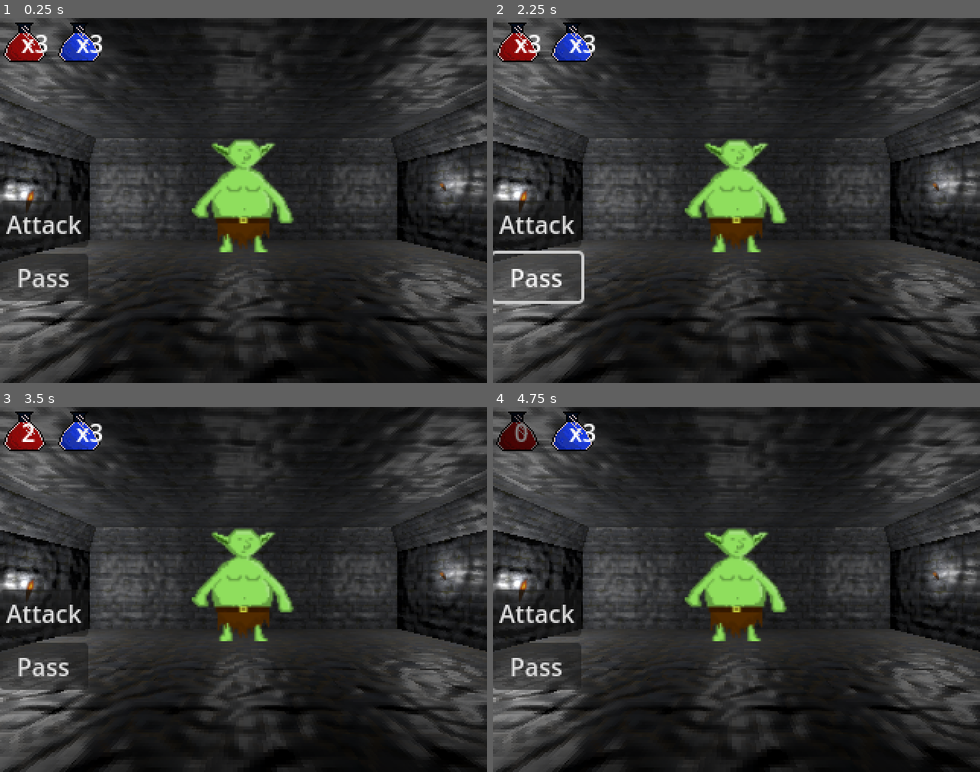
Above: before the commit, frames 1-4 (two rows, left to right).
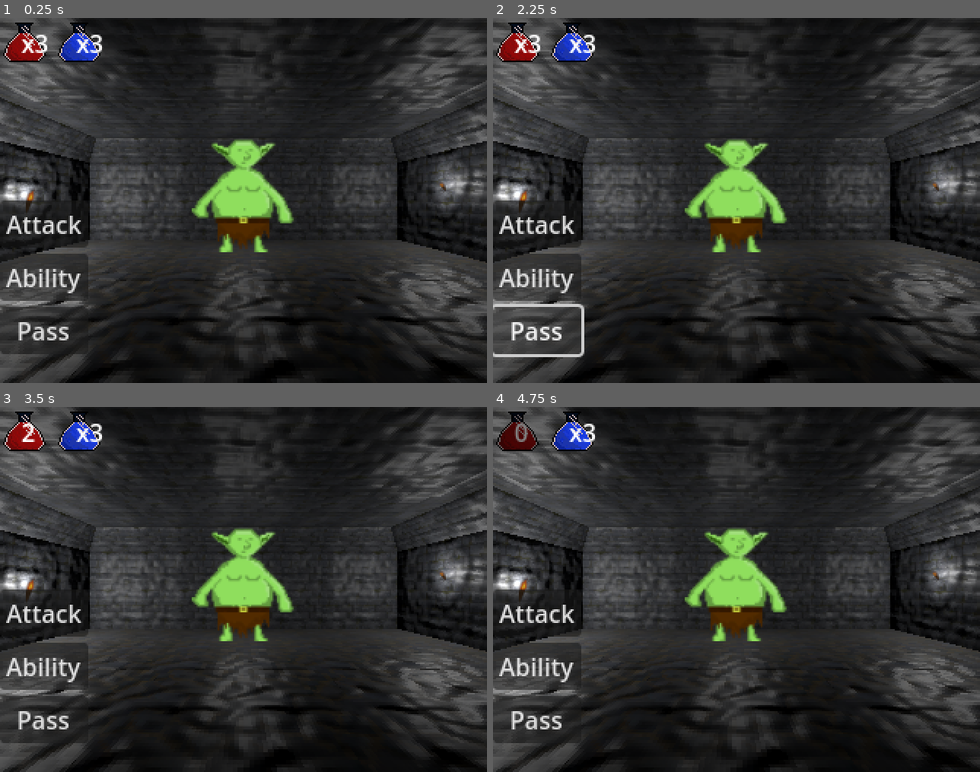
Above: after the commit, the same moments.

Repository: aaracan246/dungeoncrawler
Game: Godot game, scene res://scenes/battlescene_ui.tscn
Two runs of this game, one before a commit and one after it. Both use one fixed random seed, a clock stepped at 60 frames per second and the inputs below. This scene is started directly instead of the project's main scene.
Inputs (mouse positions are in pixels of both pictures, inside the frame that each line leads up to):
- Up to frame 1 (0.25 s): no input
- Up to frame 2 (2.25 s): click "Attack" at 0.5 s; click (536, 277) at 1.25 s, where only the run after the commit has a clickable "Ability"; click "Pass" at 2 s
- Up to frame 3 (3.5 s): click "x3" at 2.75 s
- Up to frame 4 (4.75 s): click "2" at 3.5 s; click "1" at 4.25 s

The runs differ from the first frame. In frame 1, 1.9% of the frame differs, in the area x 0-18%, y 68-93%; in frame 2, 2.0%, in the area x 0-19%, y 63-93%; in frame 3, 1.9%; in frame 4, 1.9%.

Commit message:
Abilidad implementada

Diff:
--- a/combat_ui.gd
+++ b/combat_ui.gd
@@ -3,22 +3,32 @@
 signal attack_pressed
 signal pass_pressed
 signal ready_for_connection
+signal ability_pressed
 
+# Path de los botones
 @onready var attack_button = $VBoxContainer/AttackButton
+@onready var ability_button = $VBoxContainer/AbilityButton
 @onready var pass_button = $VBoxContainer/PassButton
 
 func _ready():
+
+	# Conectamos los botones
 	attack_button.pressed.connect(_on_attack_button_pressed)
+	ability_button.pressed.connect(_on_ability_button_pressed)
 	pass_button.pressed.connect(_on_pass_button_pressed)
+
 	emit_signal("ready_for_connection")
 
 func _on_attack_button_pressed():
-	print("Botón pulsado")
 	emit_signal("attack_pressed")
+
+func _on_ability_button_pressed():
+	emit_signal("ability_pressed")
 
 func _on_pass_button_pressed():
 	emit_signal("pass_pressed")
 
 func show_player_options():
 	attack_button.disabled = false
+	ability_button.disabled = false
 	pass_button.disabled = false
--- a/scenes/battle_player.gd
+++ b/scenes/battle_player.gd
@@ -3,6 +3,7 @@
 
 @export var stats: CharacterStats
 @export var inv: Inv
+@export var abilities: Array[Ability]
 
 func attack(target: Node):
 	var damage = stats.attack - target.stats.defense
@@ -20,3 +21,15 @@
 func restore_mana(amount: int):
 	stats.current_mana += amount
 	stats.current_mana = clamp(stats.current_mana, 0, stats.max_mana)
+
+func use_ability(index: int, target: Node):
+	if index >= abilities.size():
+		print("Habilidad inválida")
+		return
+	var ability = abilities[index]
+	if stats.current_mana >= ability.mana_cost:
+		stats.current_mana -= ability.mana_cost
+		target.receive_damage(ability.damage)
+		print("Usaste la habilidad: ", ability.name, " e hiciste ", ability.damage, " de daño.")
+	else:
+		print("No hay suficiente maná para usar ", ability.name)
--- a/scenes/battlescene_ui.tscn
+++ b/scenes/battlescene_ui.tscn
@@ -83,5 +83,6 @@
 layout_mode = 1
 player = NodePath("../SubViewportContainer/SubViewport/PlayerBattle")
 
+[connection signal="ability_pressed" from="combat_UI" to="combatManager" method="_on_ability_pressed"]
 [connection signal="attack_pressed" from="combat_UI" to="combatManager" method="_on_attack_pressed"]
 [connection signal="pass_pressed" from="combat_UI" to="combatManager" method="_on_pass_pressed"]
--- a/scenes/combat_manager.gd
+++ b/scenes/combat_manager.gd
@@ -22,7 +22,7 @@
 	print("Player stats: ", player.stats)
 	print("Enemy stats: ", enemy.stats)
 
-	emit_signal("ready_for_connection") #Testing
+	emit_signal("ready_for_connection")
 
 	start_turn()
 
@@ -38,6 +38,13 @@
 		print("Player null")
 	if enemy == null:
 		print("Enemy null")
+	check_battle_state()
+	end_turn()
+
+func _on_ability_pressed():
+	print("Player al usar habilidad:", player)
+	print("Fireball")
+	player.use_ability(0, enemy)
 	check_battle_state()
 	end_turn()
 
--- a/scenes/combat_ui.tscn
+++ b/scenes/combat_ui.tscn
@@ -20,6 +20,10 @@
 layout_mode = 2
 text = "Attack"
 
+[node name="AbilityButton" type="Button" parent="VBoxContainer"]
+layout_mode = 2
+text = "Ability"
+
 [node name="PassButton" type="Button" parent="VBoxContainer"]
 layout_mode = 2
 text = "Pass"
--- a/scenes/player_battle.tscn
+++ b/scenes/player_battle.tscn
@@ -1,9 +1,19 @@
-[gd_scene load_steps=2 format=3 uid="uid://d2rh6dfunt55x"]
+[gd_scene load_steps=5 format=3 uid="uid://d2rh6dfunt55x"]
 
 [ext_resource type="Script" path="res://scenes/battle_player.gd" id="1_nouhq"]
+[ext_resource type="Script" path="res://scripts/Ability.gd" id="2_cro8o"]
+[ext_resource type="Texture2D" uid="uid://btug81muqvc8q" path="res://assets/props/Torch512.png" id="3_ko76d"]
+
+[sub_resource type="Resource" id="Resource_ulnew"]
+script = ExtResource("2_cro8o")
+name = "Rain of fire"
+mana_cost = 5
+damage = 20
+icon = ExtResource("3_ko76d")
 
 [node name="PlayerBattle" type="Node3D"]
 script = ExtResource("1_nouhq")
+abilities = Array[ExtResource("2_cro8o")]([SubResource("Resource_ulnew")])
 
 [node name="Camera3D" type="Camera3D" parent="."]
 transform = Transform3D(1, 0, 0, 0, 1, 0, 0, 0, 1, 0, 1.51689, 1.16766)
--- /dev/null
+++ b/scripts/Ability.gd
@@ -0,0 +1,7 @@
+extends Resource
+class_name Ability
+
+@export var name: String
+@export var mana_cost: int
+@export var damage: int
+@export var icon: Texture2D
Not shown: 8 places in assets/tiles/tileset.tres that only renumber resources
